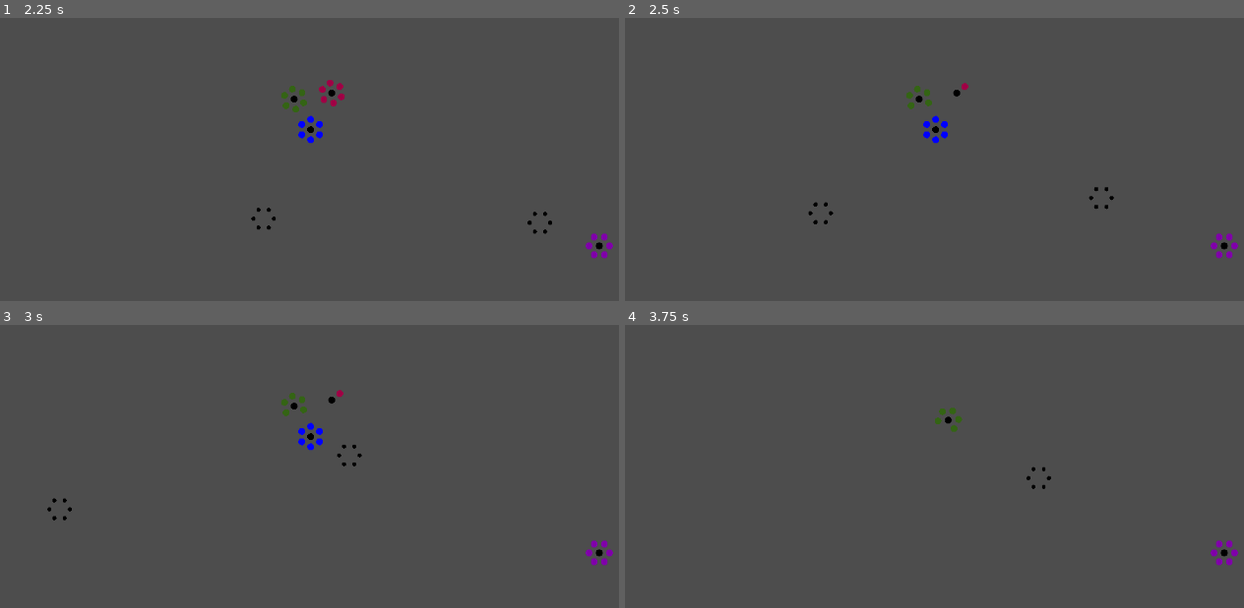
Above: before the commit, frames 1-4 (two rows, left to right).
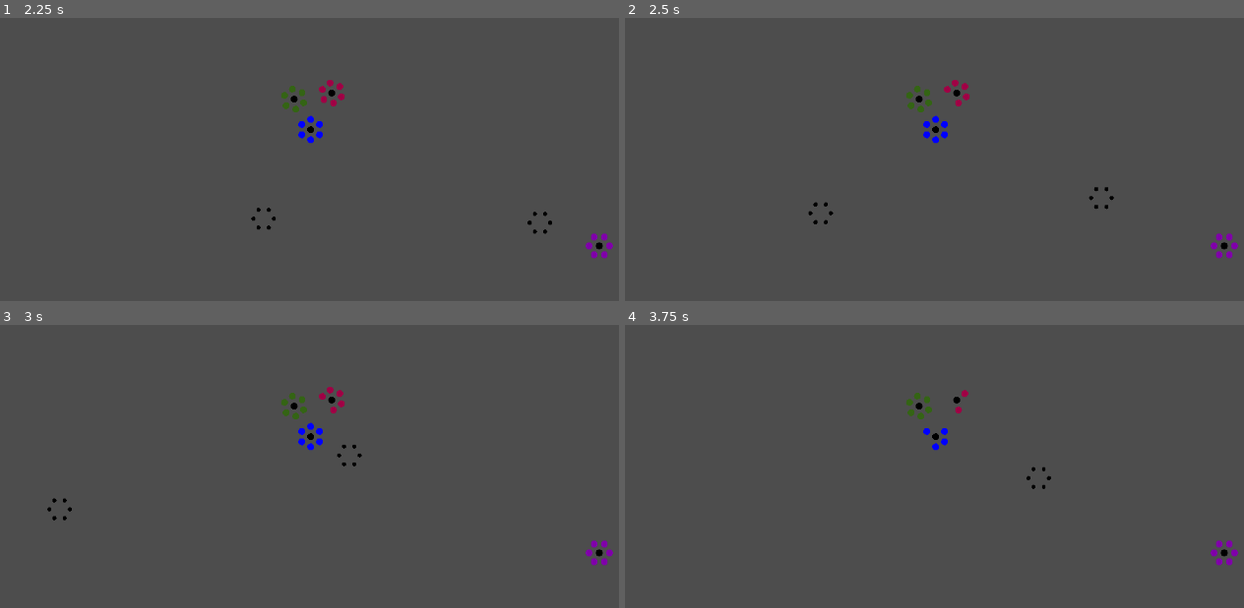
Above: after the commit, the same moments.

Repository: the-alex-g/CardGame
Game: Godot game, scene res://world/world.tscn
Same seed, same stepped clock (60 frames per second), same inputs: the game is played once before the commit and once after it.
Inputs:
- Up to frame 1 (2.25 s): no input
- Up to frame 2 (2.5 s): no input
- Up to frame 3 (3 s): no input
- Up to frame 4 (3.75 s): no input

Frame 1 is identical in both runs. In frame 2, 0.1% of the frame differs, in the area x 47-56%, y 21-34%; in frame 3, 0.1%; in frame 4, 0.5%, in the area x 45-56%, y 22-45%.

Commit message:
Add captain bonuses

Diff:
--- a/project/resources/stats.gd
+++ b/project/resources/stats.gd
@@ -24,16 +24,16 @@
 	damage_dice = i_damage_dice
 
 
-func add(to_add:Stats, sign := 1)->void:
+func add(to_add:Stats, add_sign := 1)->void:
 	# setting sign to -1 performs a subtraction instead of an addition
-	health += to_add.health * sign
-	armor += to_add.armor * sign
-	strength += to_add.strength * sign
-	dexterity += to_add.dexterity * sign
-	evasion_bonus += to_add.evasion_bonus * sign
-	if sign == 1:
+	health += to_add.health * add_sign
+	armor += to_add.armor * add_sign
+	strength += to_add.strength * add_sign
+	dexterity += to_add.dexterity * add_sign
+	evasion_bonus += to_add.evasion_bonus * add_sign
+	if add_sign == 1:
 		damage_dice.add(to_add.damage_dice)
-	elif sign == -1:
+	elif add_sign == -1:
 		damage_dice.subtract(to_add.damage_dice)
 
 
--- a/project/soldier/captain/captain.gd
+++ b/project/soldier/captain/captain.gd
@@ -5,6 +5,7 @@
 
 @export var attack_cooldown_time := 1.0
 @export var hit_range := 45.0
+@export var unit_bonus := Stats.new(0, 2)
 
 var _target : Unit
 var root_unit : Unit
--- a/project/soldier/soldier.gd
+++ b/project/soldier/soldier.gd
@@ -3,10 +3,12 @@
 
 signal shoot(ammo, from)
 
-@export var stats := Stats.new(0, 0, 0, 0, 0, DiceCombiner.new([8], 0))
+@export var stats := Stats.new(8, 0, 0, 0, 0, DiceCombiner.new([8], 0))
 @export_enum("Melee", "Ranged") var soldier_type := "Melee"
 
 var attack : Attack : get = _get_attack
+var captain_bonus : Stats : set = _set_captain_bonus
+
 @export var color := Color.BLUE
 
 
@@ -35,3 +37,10 @@
 	var ammo := preload("res://ammo/ammo.tscn").instantiate()
 	emit_signal("shoot", ammo, global_position)
 	return ammo
+
+
+func _set_captain_bonus(value:Stats)->void:
+	if not captain_bonus == null:
+		stats.subtract(captain_bonus)
+	captain_bonus = value
+	stats.add(captain_bonus)
--- a/project/unit/unit.gd
+++ b/project/unit/unit.gd
@@ -188,6 +188,7 @@
 
 func _add_captain(captain:Captain)->void:
 	_instance_captain(captain)
+	_apply_captain_bonus(captain.unit_bonus)
 	_targeting_area.aquired_new_target.connect(Callable(captain, "_on_unit_targeting_update_target"))
 
 
@@ -196,3 +197,8 @@
 	captain.root_unit = self
 	_captain = captain
 	add_child(captain)
+
+
+func _apply_captain_bonus(unit_bonus:Stats)->void:
+	for soldier in _get_soldiers():
+		soldier.captain_bonus = unit_bonus
